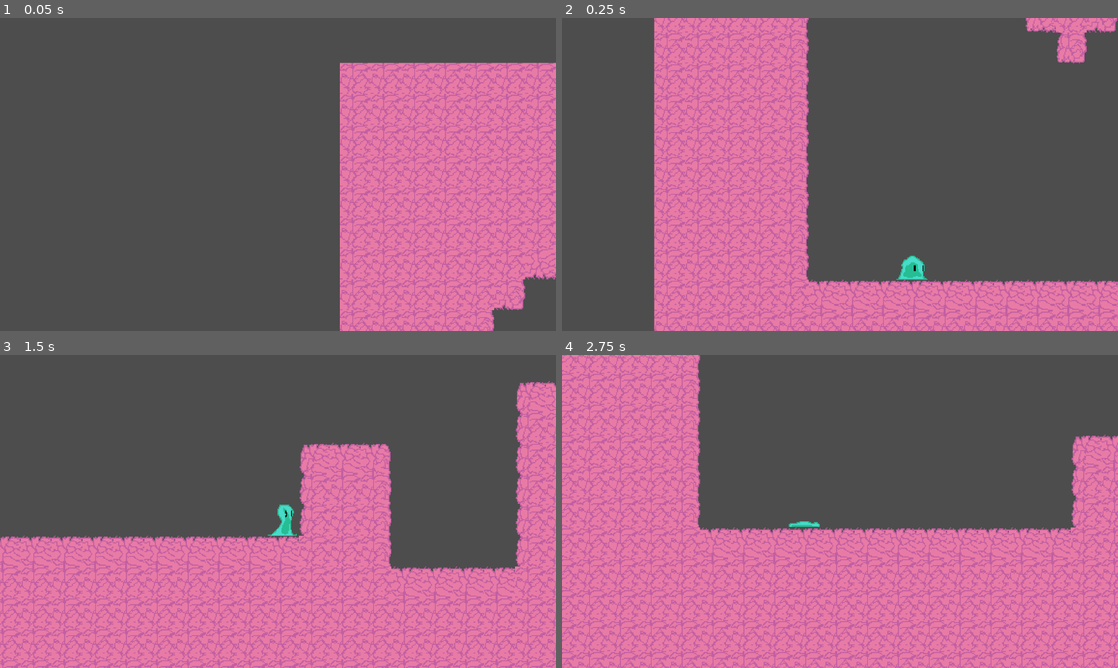
Above: before the commit, frames 1-4 (two rows, left to right).
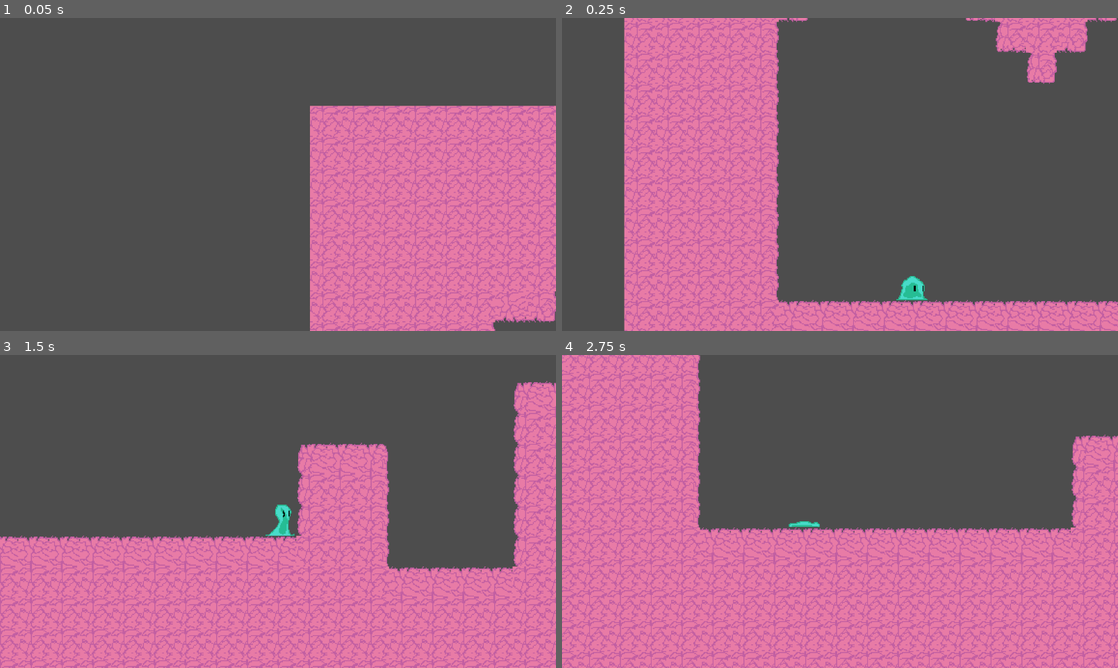
Above: after the commit, the same moments.

Repository: HeyItsEquin/Platformer
Game: Godot game, scene res://Game.tscn
The game is run twice, just before and just after one commit, with the same random seed, the same clock (stepped at 60 frames per second) and the same inputs.
Inputs:
- Up to frame 1 (0.05 s): no input
- Up to frame 2 (0.25 s): no input
- Up to frame 3 (1.5 s): hold Ctrl (burrow) 0.53-1.28 s; hold D (move_right) from 0.53 s (still down); tap W (move_up) at 0.77 s; tap Ctrl (burrow) at 1.35 s
- Up to frame 4 (2.75 s): tap W (move_up) at 1.52 s; release D (move_right) at 2.03 s; hold A (move_left) from 2.03 s (still down); hold Ctrl (burrow) from 2.03 s (still down)

The runs differ from the first frame. In frame 1, 19% of the frame differs, in the area x 55-100%, y 14-100%; in frame 2, 26%, in the area x 11-100%, y 0-100%; in frame 3, 16%; in frame 4, nothing differs.

Commit message:
Update Game.tscn

Diff:
--- a/Game.tscn
+++ b/Game.tscn
@@ -53,7 +53,7 @@
 position = Vector2(480, 600)
 
 [node name="Ground" type="StaticBody2D" parent="." unique_id=659786825 groups=["Ground"]]
-position = Vector2(560, 632)
+position = Vector2(529, 677)
 
 [node name="CollisionShape2D" type="CollisionShape2D" parent="Ground" unique_id=909830384]
 shape = SubResource("WorldBoundaryShape2D_wbfu4")
